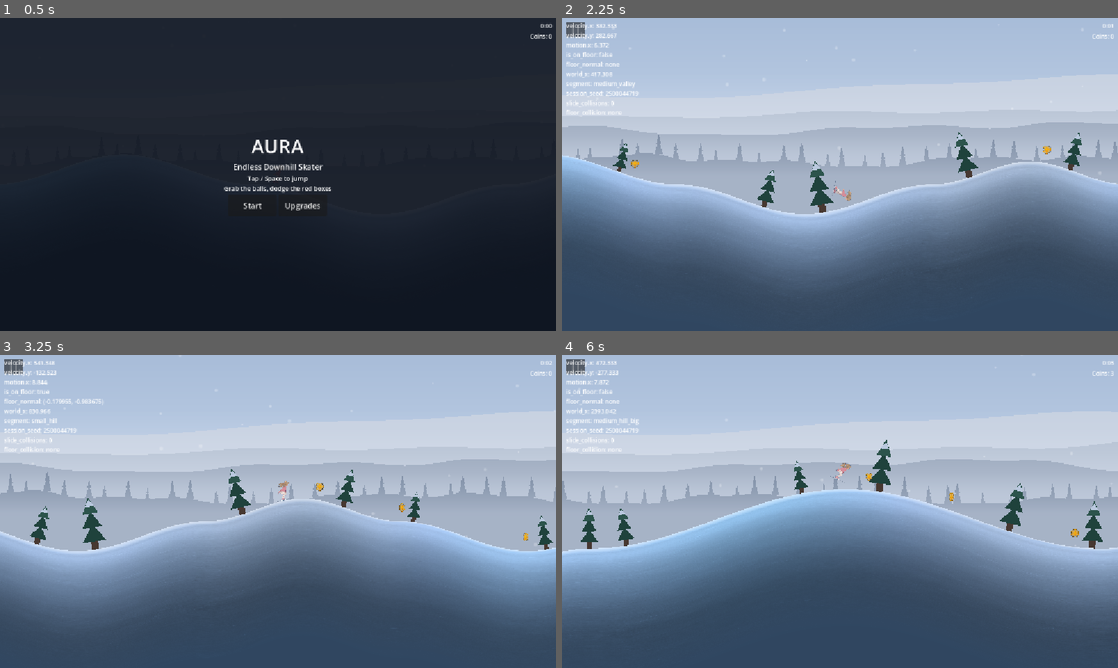
Above: before the commit, frames 1-4 (two rows, left to right).
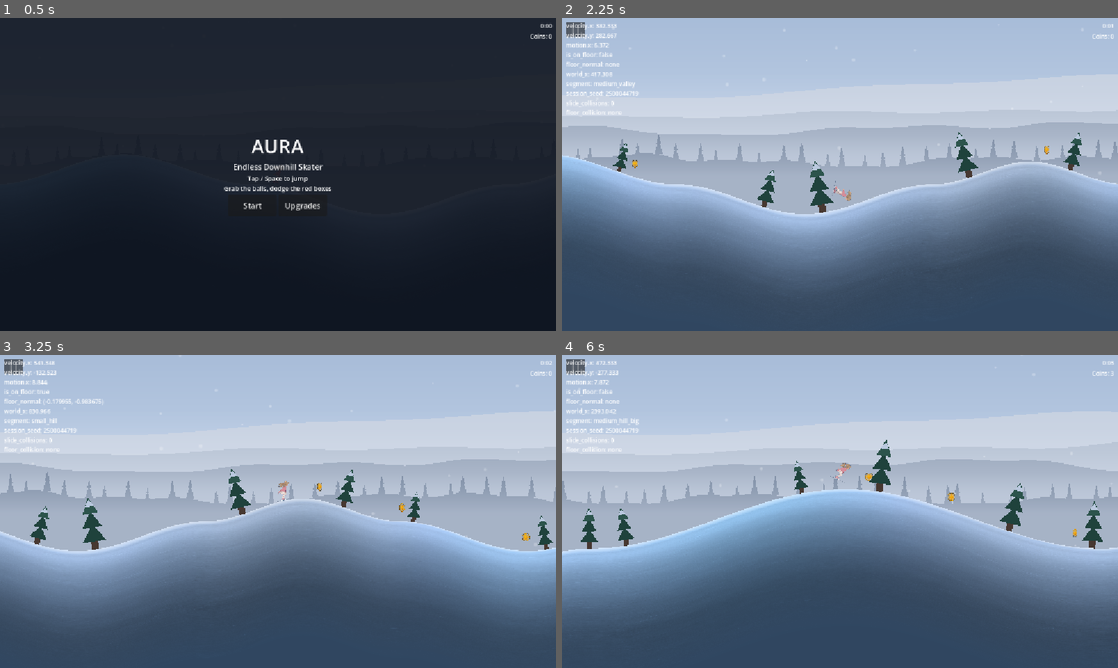
Above: after the commit, the same moments.

Repository: Kiernan-Hub/Aurora
Game: Godot game, scene res://scenes/main.tscn
The game is run twice, just before and just after one commit, with the same random seed, the same clock (stepped at 60 frames per second) and the same inputs.
Inputs (mouse positions are in pixels of both pictures, inside the frame that each line leads up to):
- Up to frame 1 (0.5 s): no input
- Up to frame 2 (2.25 s): click "Start" at 0.5 s; tap Enter (ui_accept) at 1.25, 1.52, 1.82 s; move the mouse to (962, 158) at 1.27 s; hold Up (ui_up) 1.28-2 s; tap M at 1.35 s; click (962, 158) at 1.42 s; drag from (728, 190) to (1084, 149) at 2.02 s
- Up to frame 3 (3.25 s): move the mouse to (333, 442) at 2.77 s; hold Up (ui_up) from 2.78 s (still down); tap M at 2.85 s
- Up to frame 4 (6 s): release Up (ui_up) at 3.5 s; drag from (812, 574) to (901, 508) at 3.52 s; move the mouse to (1006, 558) at 4.27 s; hold Down (ui_down) 4.28-5 s; tap M at 4.35, 5.85 s; tap Enter (ui_accept) at 4.52, 4.82 s; drag from (673, 464) to (1062, 448) at 5.02 s; move the mouse to (867, 511) at 5.77 s; hold Down (ui_down) from 5.78 s (still down); click (867, 511) at 5.92 s

Frame 1 is identical in both runs. In frame 2, less than 0.1% of the frame differs, in the area x 12-88%, y 40-48%; in frame 3, less than 0.1%; in frame 4, less than 0.1%, in the area x 54-93%, y 37-59%.

Commit message:
Spin both coins 30% faster again
Ordinary coin 2.75 -> 3.575 rad/s, diamond 6.875 -> 8.9375, on the user's
ear. The 2.5x ratio between the two scenes is held: the ground coin stays
the calm one because ~168 of them cross the screen in a two-minute run.

spin_min_scale is untouched, so neither still flips through zero width.

Co-Authored-By: Claude Opus 5 <noreply@anthropic.com>

Diff:
--- a/scenes/pickups/rare_coin.tscn
+++ b/scenes/pickups/rare_coin.tscn
@@ -11,7 +11,7 @@
 collision_mask = 1
 script = ExtResource("1")
 value = 25
-spin_speed = 6.875
+spin_speed = 8.9375
 spin_min_scale = 0.22
 
 [node name="CollisionShape2D" type="CollisionShape2D" parent="."]
--- a/scripts/pickups/coin.gd
+++ b/scripts/pickups/coin.gd
@@ -10,7 +10,7 @@
 # this apart on purpose: the ordinary coin is calm because ~168 of them cross the screen in
 # a two-minute run and a fast one turns the ground into strobing, while the rare diamond
 # spins hard precisely BECAUSE it is rare -- it has ~0.92s on screen to be noticed.
-@export var spin_speed: float = 2.75
+@export var spin_speed: float = 3.575
 # How far the squash goes. 1.0 is no spin; 0.0 flips through zero width like a Mario coin,
 # which also means the pickup is invisible at every half-turn. That is the opposite of what
 # the sprite rebuild was for, so both scenes stay well clear of it -- the coin only hints at
Not shown, changed: HANDOFF.md
